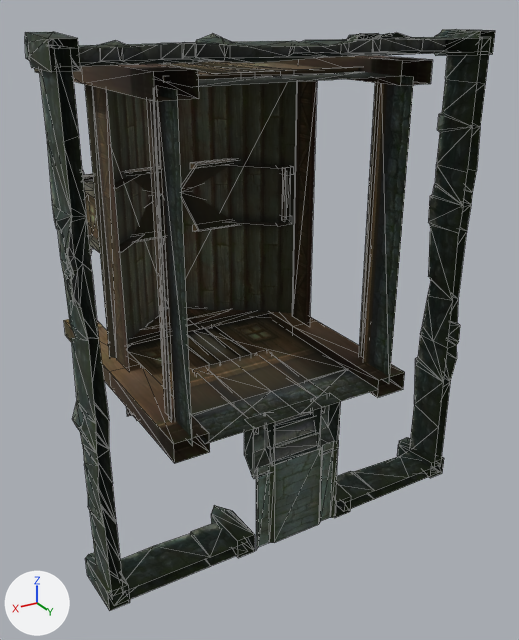
One commit to the OBJ model sceneobjs/zhanchang_fuben_303/zhanchang_fuben308_yinhang_03.obj: the scene before it, then after it.
Both versions are drawn from a camera (50 mm lens) standing at (462.0, 649.0, 262.0) and looking at (-22.0, -159.0, -142.0). The axes (+X, +Y, +Z) are drawn at lower left. The lights are the same throughout. Mesh edges are drawn as thin lines. Where no turn or scale is listed for an object, it has been applied to the vertices. Vertices at the same position are counted once.

The first picture shows 'zhanchang_fuben308_yinhang_03'.
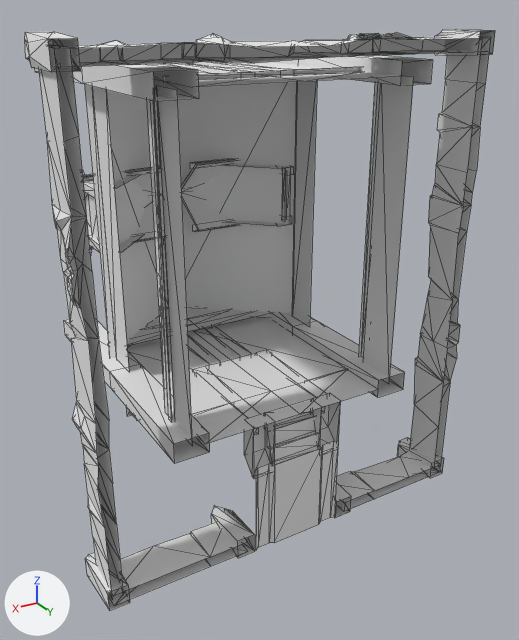
Where the change shows, as pixel boxes (x1, y1, x2, y2) in the pictures (519 x 640 px):
part 1 of me_zhanchang_fuben308_yinhang_03, recoloured (brown to white): (155, 61, 360, 82) in both
part 2 of me_zhanchang_fuben308_yinhang_03, recoloured (black to grey): (256, 441, 338, 550) in both
part 3 of me_zhanchang_fuben308_yinhang_03, recoloured (black to grey): (25, 29, 495, 611) in both
part 4 of me_zhanchang_fuben308_yinhang_03, recoloured (black to grey): (244, 393, 341, 479) in both
part 5 of me_zhanchang_fuben308_yinhang_03, recoloured (black to grey): (170, 72, 397, 444) in both
part 6 of me_zhanchang_fuben308_yinhang_03, recoloured: (34, 56, 433, 463) in both
part 7 of me_zhanchang_fuben308_yinhang_03, recoloured: (83, 161, 346, 415) in both
part 8 of me_zhanchang_fuben308_yinhang_03, recoloured: (82, 67, 414, 446) in both
part 9 of me_zhanchang_fuben308_yinhang_03, recoloured (black to grey): (84, 62, 297, 358) in both
part 10 of me_zhanchang_fuben308_yinhang_03, recoloured: (83, 164, 292, 253) in both

The change, as a list of edits to the scene's bpy script:
```text
Add mat_material_7_1:
    mat_material_7_1 = principled_material('material_7')
    mat_material_7_1.base_color = (0.8, 0.8, 0.8)  # white #e7e7e7
    mat_material_7_1.roughness = 1.0
Add mat_material_2_1:
    mat_material_2_1 = principled_material('material_2')
    mat_material_2_1.base_color = (0.8, 0.8, 0.8)  # white #e7e7e7
    mat_material_2_1.roughness = 1.0
Add mat_material_5_1:
    mat_material_5_1 = principled_material('material_5')
    mat_material_5_1.base_color = (0.8, 0.8, 0.8)  # white #e7e7e7
    mat_material_5_1.roughness = 1.0
Add mat_material_3_1:
    mat_material_3_1 = principled_material('material_3')
    mat_material_3_1.base_color = (0.8, 0.8, 0.8)  # white #e7e7e7
    mat_material_3_1.roughness = 1.0
Add mat_material_13_1:
    mat_material_13_1 = principled_material('material_13')
    mat_material_13_1.base_color = (0.8, 0.8, 0.8)  # white #e7e7e7
    mat_material_13_1.roughness = 1.0
Add mat_material_11_1:
    mat_material_11_1 = principled_material('material_11')
    mat_material_11_1.base_color = (0.8, 0.8, 0.8)  # white #e7e7e7
    mat_material_11_1.roughness = 1.0
Add mat_material_1_1:
    mat_material_1_1 = principled_material('material_1')
    mat_material_1_1.base_color = (0.8, 0.8, 0.8)  # white #e7e7e7
    mat_material_1_1.roughness = 1.0
Add mat_material_8_1:
    mat_material_8_1 = principled_material('material_8')
    mat_material_8_1.base_color = (0.8, 0.8, 0.8)  # white #e7e7e7
    mat_material_8_1.roughness = 1.0
Add mat_material_4_1:
    mat_material_4_1 = principled_material('material_4')
    mat_material_4_1.base_color = (0.8, 0.8, 0.8)  # white #e7e7e7
    mat_material_4_1.roughness = 1.0
Add mat_material_10_1:
    mat_material_10_1 = principled_material('material_10')
    mat_material_10_1.base_color = (0.8, 0.8, 0.8)  # white #e7e7e7
    mat_material_10_1.roughness = 1.0
Change me_zhanchang_fuben308_yinhang_03:
    where me_zhanchang_fuben308_yinhang_03.from_pydata(...)  # 1080 vertices, 1428 faces; spans x -259.0..285.0, y -427.0..0.0, z -396.0..244.0
    remove me_zhanchang_fuben308_yinhang_03.materials.append(mat_material_6)  # picture img_zhanchang_fuben308_yinhang03_10_a_png
    remove me_zhanchang_fuben308_yinhang_03.materials.append(mat_material_12)  # picture img_zhanchang_fuben_308_jiuguan03_23_a_png
    me_zhanchang_fuben308_yinhang_03 part 1: all 60 faces that had it switch from mat_material_1 (picture img_zhanchang_fuben308_yinhang03_08_a_png) to mat_material_1_1 (white #e7e7e7)
    me_zhanchang_fuben308_yinhang_03 part 2: all 14 faces that had it switch from mat_material_2 (picture img_zhanchang_fuben308_yinhang03_11_a_png) to mat_material_2_1 (white #e7e7e7)
    me_zhanchang_fuben308_yinhang_03 part 3: all 685 faces that had it switch from mat_material_3 (picture img_zhanchang_fuben303_yinhang02_07_a_png) to mat_material_3_1 (white #e7e7e7)
    me_zhanchang_fuben308_yinhang_03 part 4: all 24 faces that had it switch from mat_material_4 (picture img_zhanchang_fuben308_yinhang03_07_a_png) to mat_material_4_1 (white #e7e7e7)
    me_zhanchang_fuben308_yinhang_03 part 5: all 77 faces that had it switch from mat_material_5 (picture img_zhanchang_fuben308_yinhang03_06_a_png) to mat_material_5_1 (white #e7e7e7)
    me_zhanchang_fuben308_yinhang_03 part 6: all 108 faces that had it switch from mat_material_7 (picture img_zhanchang_fuben308_yinhang03_04_a_png) to mat_material_7_1 (white #e7e7e7)
    me_zhanchang_fuben308_yinhang_03 part 7: all 112 faces that had it switch from mat_material_8 (picture img_zhanchang_fuben308_yinhang03_05_a_png) to mat_material_8_1 (white #e7e7e7)
    me_zhanchang_fuben308_yinhang_03 part 8: all 126 faces that had it switch from mat_material_10 (picture img_zhanchang_fuben308_yinhang03_02_a_png) to mat_material_10_1 (white #e7e7e7)
    me_zhanchang_fuben308_yinhang_03 part 9: all 24 faces that had it switch from mat_material_11 (picture img_zhanchang_fuben308_yinhang03_03_a_png) to mat_material_11_1 (white #e7e7e7)
    me_zhanchang_fuben308_yinhang_03 part 10: all 40 faces that had it switch from mat_material_13 (picture img_zhanchang_fuben308_yinhang03_09_a_png) to mat_material_13_1 (white #e7e7e7)
    add me_zhanchang_fuben308_yinhang_03.materials.append(mat_material_6_1)  # white #e7e7e7
    add me_zhanchang_fuben308_yinhang_03.materials.append(mat_material_12_1)  # white #e7e7e7
```
